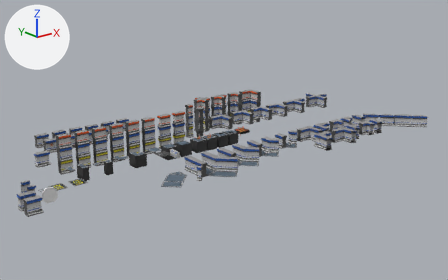
One commit to the FBX model TheLastEngineer/Assets/Art/AssetsFer/FBXs/Reemplazar/ModulosLaboratorio01.fbx: the scene before it, then after it.
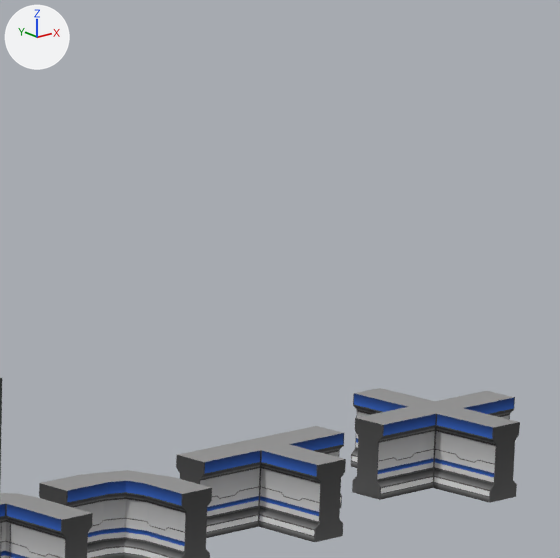
There are two pictures of each version: one whole from a camera (50 mm lens) standing at (-36.3, -36.37, 15.66) and looking at (-5.37, 2.3, 0.19), one close up on the part from 58% to 74% of the width and 15% to 41% of the height. Lighting does not change. The marker at upper left points along +X, +Y and +Z. The close-ups show mesh edges as thin lines. Where no turn or scale is listed for an object, it has been applied to the vertices.

The scene before the commit, as lines of its bpy script (objects in view):
```python
me_mesh_068 = bpy.data.meshes.new('Mesh.068')
me_mesh_068.from_pydata(...)  # 470 vertices, 468 faces; spans x 0.0..1.5, y -1.0..0.5, z 0.0..1.0
me_mesh_068.materials.append(mat_texturegradient)  # picture img_dehaht_png
me_mesh_095 = bpy.data.meshes.new('Mesh.095')
me_mesh_095.from_pydata(...)  # 736 vertices, 734 faces; spans x 0.0..2.5, y -1.0..0.5, z 0.0..1.0
me_mesh_095.materials.append(mat_texturegradient)  # picture img_dehaht_png
me_mesh_096 = bpy.data.meshes.new('Mesh.096')
me_mesh_096.from_pydata(...)  # 960 vertices, 958 faces; spans x 0.0..2.5, y -1.0..1.5, z 0.0..1.0
me_mesh_096.materials.append(mat_texturegradient)  # picture img_dehaht_png
ob_box064 = bpy.data.objects.new('Box064', me_mesh_068)
ob_box064.location = (3.11, 5.99, 0.0)
ob_box434 = bpy.data.objects.new('Box434', me_mesh_095)
ob_box434.location = (5.44, 5.99, 0.0)
ob_box435 = bpy.data.objects.new('Box435', me_mesh_096)
ob_box435.location = (8.66, 5.99, 0.0)
# also in view: 'Box052' at (1.86, 5.74, 0.5)
```
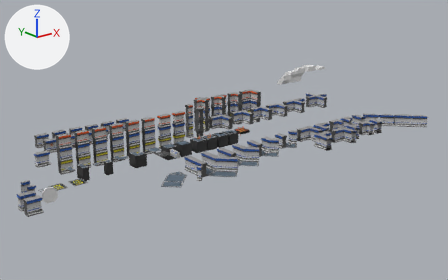
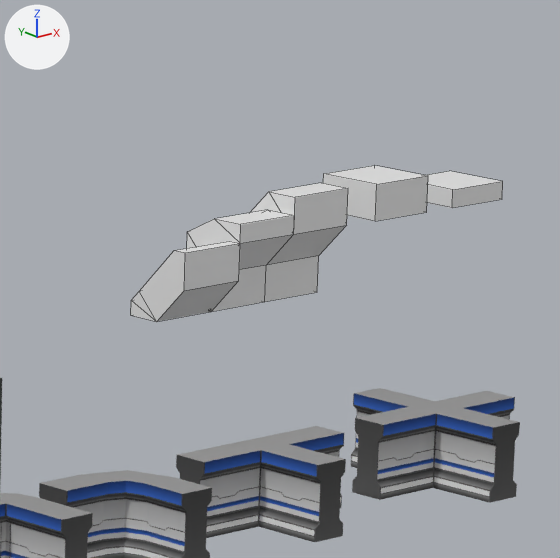
Changed parts and their boxes [x1, y1, x2, y2] in the close-ups (560 x 558 px):
'Box543', added: after [250, 183, 348, 302]
'Box545', added: after [131, 241, 240, 322]
'Box544', added: after [187, 210, 295, 312]
'Box546', added: after [323, 166, 428, 221]
'Box547', added: after [426, 171, 503, 208]

The change in detail:
Mesh me_mesh_132 is new.
It is a box spanning x -0.5..0.5, y -0.5..0.5, z 0.0..0.25.
Mesh me_mesh_130 is new.
It has 14 vertices, 13 faces and spans x -0.5..0.5, y -0.75..0.25, z 0.0..1.0.
Mesh me_mesh_131 is new.
It is a box spanning x -0.5..0.5, y -0.5..0.5, z 0.0..0.5.
Mesh me_mesh_128 is new.
It has 14 vertices, 13 faces and spans x -0.5..0.5, y -0.75..0.25, z 0.0..1.5.
Mesh me_mesh_129 is new.
It has 14 vertices, 13 faces and spans x -0.5..0.5, y -0.75..0.25, z 0.0..1.254.
Object 'Box547' (ob_box547) is new; it shows me_mesh_132.
Its location is (13.0, 9.0, 3.0).
Object 'Box545' (ob_box545) is new; it shows me_mesh_130.
Its location is (8.0, 9.3, 2.0).
Object 'Box546' (ob_box546) is new; it shows me_mesh_131.
Its location is (11.5, 9.0, 3.0).
Object 'Box543' (ob_box543) is new; it shows me_mesh_128.
Its location is (10.0, 9.3, 2.0).
Object 'Box544' (ob_box544) is new; it shows me_mesh_129.
Its location is (9.0, 9.3, 2.0).
